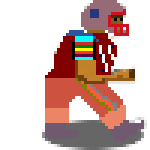
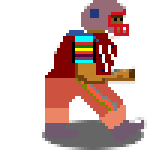
The second 150 x 150 image is a revision of the first. Changes to its layers:
painted on "Background" over (72, 9, 99, 63)
